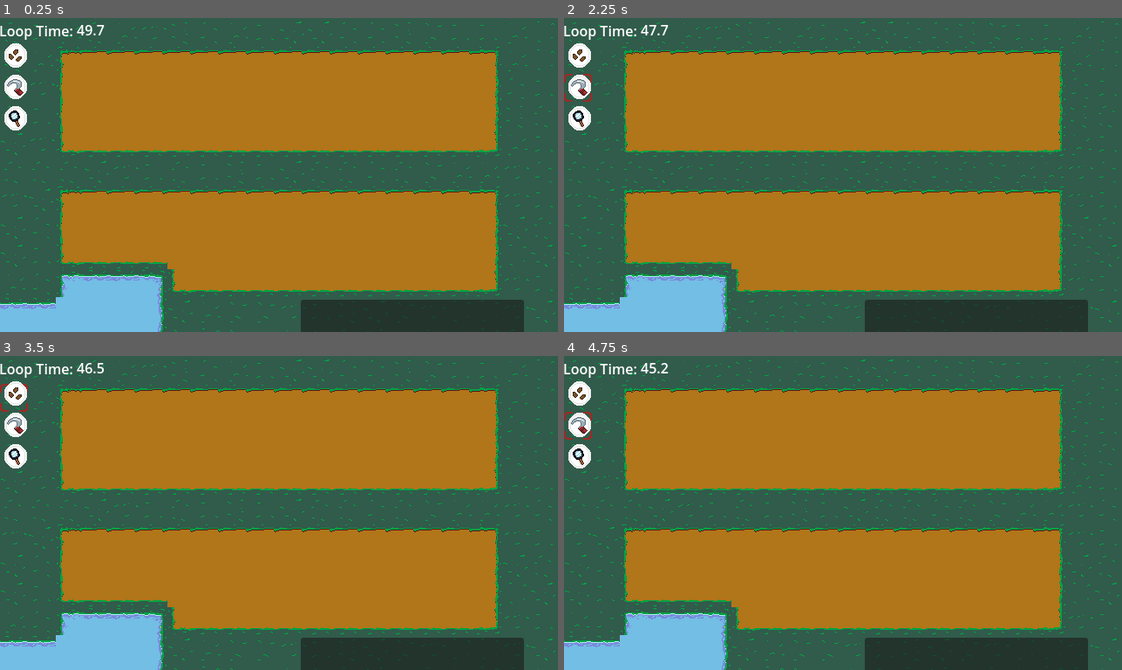
Above: before the commit, frames 1-4 (two rows, left to right).
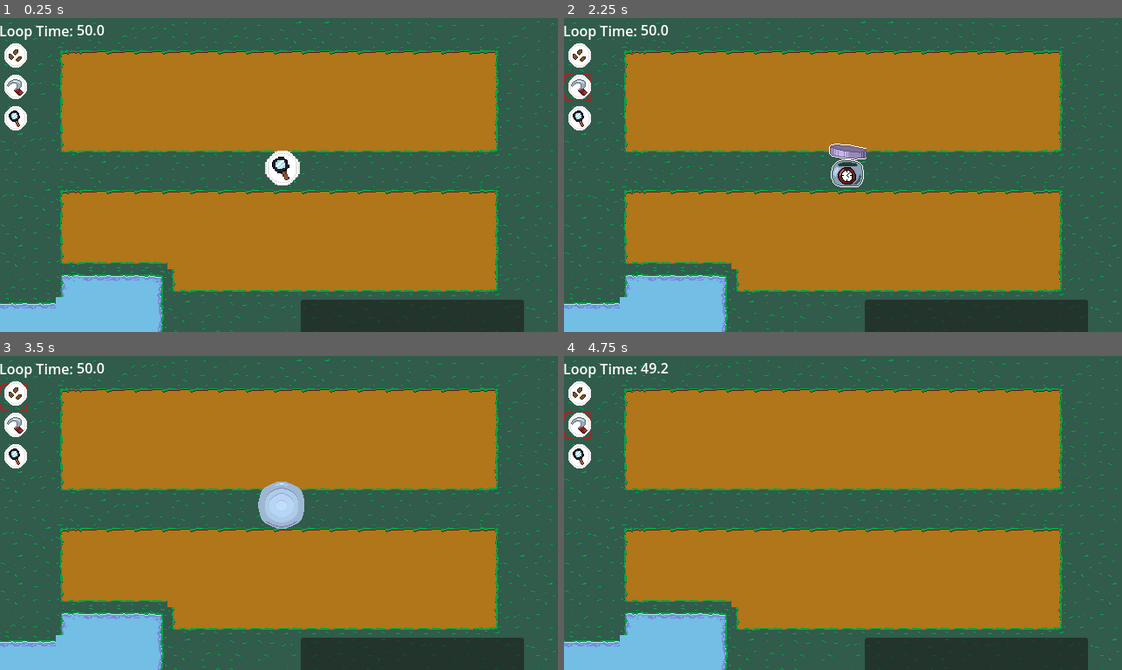
Above: after the commit, the same moments.

Repository: Hyper-Burner/GMTK-Game-Jam-2025
Game: Godot game, scene res://Scenes/main.tscn
Two runs of this game, one before a commit and one after it. Both use one fixed random seed, a clock stepped at 60 frames per second and the inputs below.
Inputs (mouse positions are in pixels of both pictures, inside the frame that each line leads up to):
- Up to frame 1 (0.25 s): no input
- Up to frame 2 (2.25 s): click (580, 55) at 0.5 s; click (580, 87) at 1.25 s; click (580, 118) at 2 s
- Up to frame 3 (3.5 s): click (16, 393) at 2.75 s
- Up to frame 4 (4.75 s): click (580, 425) at 3.5 s; click (580, 456) at 4.25 s

The runs differ from the first frame. In frame 1, 0.6% of the frame differs, in the area x 13-54%, y 2-54%; in frame 2, 0.8%; in frame 3, 1.1%, in the area x 13-55%, y 2-55%; in frame 4, less than 0.1%.

Commit message:
More flushing out for summary

Diff:
--- a/Scenes/inspect_info.tscn
+++ b/Scenes/inspect_info.tscn
@@ -14,58 +14,6 @@
 [sub_resource type="AtlasTexture" id="AtlasTexture_sk7hw"]
 atlas = ExtResource("2_b108f")
 region = Rect2(0, 32, 32, 32)
-
-[sub_resource type="Animation" id="Animation_b108f"]
-resource_name = "new_animation"
-length = 0.5
-tracks/0/type = "value"
-tracks/0/imported = false
-tracks/0/enabled = true
-tracks/0/path = NodePath(".:visible")
-tracks/0/interp = 1
-tracks/0/loop_wrap = true
-tracks/0/keys = {
-"times": PackedFloat32Array(0),
-"transitions": PackedFloat32Array(1),
-"update": 1,
-"values": [true]
-}
-tracks/1/type = "value"
-tracks/1/imported = false
-tracks/1/enabled = true
-tracks/1/path = NodePath(".:custom_minimum_size")
-tracks/1/interp = 1
-tracks/1/loop_wrap = true
-tracks/1/keys = {
-"times": PackedFloat32Array(0, 0.2, 0.5),
-"transitions": PackedFloat32Array(1, 1, 1),
-"update": 0,
-"values": [Vector2(0, 10), Vector2(180, 10), Vector2(180, 180)]
-}
-tracks/2/type = "value"
-tracks/2/imported = false
-tracks/2/enabled = true
-tracks/2/path = NodePath("List:visible")
-tracks/2/interp = 1
-tracks/2/loop_wrap = true
-tracks/2/keys = {
-"times": PackedFloat32Array(0.5),
-"transitions": PackedFloat32Array(1),
-"update": 1,
-"values": [true]
-}
-tracks/3/type = "value"
-tracks/3/imported = false
-tracks/3/enabled = true
-tracks/3/path = NodePath(".:size")
-tracks/3/interp = 1
-tracks/3/loop_wrap = true
-tracks/3/keys = {
-"times": PackedFloat32Array(0, 0.2, 0.5),
-"transitions": PackedFloat32Array(1, 1, 1),
-"update": 0,
-"values": [Vector2(0, 0), Vector2(180, 10), Vector2(180, 180)]
-}
 
 [sub_resource type="Animation" id="Animation_givyc"]
 length = 0.001
@@ -170,6 +118,58 @@
 "values": [Vector2(180, 180), Vector2(180, 10), Vector2(0, 10)]
 }
 
+[sub_resource type="Animation" id="Animation_b108f"]
+resource_name = "new_animation"
+length = 0.5
+tracks/0/type = "value"
+tracks/0/imported = false
+tracks/0/enabled = true
+tracks/0/path = NodePath(".:visible")
+tracks/0/interp = 1
+tracks/0/loop_wrap = true
+tracks/0/keys = {
+"times": PackedFloat32Array(0),
+"transitions": PackedFloat32Array(1),
+"update": 1,
+"values": [true]
+}
+tracks/1/type = "value"
+tracks/1/imported = false
+tracks/1/enabled = true
+tracks/1/path = NodePath(".:custom_minimum_size")
+tracks/1/interp = 1
+tracks/1/loop_wrap = true
+tracks/1/keys = {
+"times": PackedFloat32Array(0, 0.2, 0.5),
+"transitions": PackedFloat32Array(1, 1, 1),
+"update": 0,
+"values": [Vector2(0, 10), Vector2(180, 10), Vector2(180, 180)]
+}
+tracks/2/type = "value"
+tracks/2/imported = false
+tracks/2/enabled = true
+tracks/2/path = NodePath("List:visible")
+tracks/2/interp = 1
+tracks/2/loop_wrap = true
+tracks/2/keys = {
+"times": PackedFloat32Array(0.5),
+"transitions": PackedFloat32Array(1),
+"update": 1,
+"values": [true]
+}
+tracks/3/type = "value"
+tracks/3/imported = false
+tracks/3/enabled = true
+tracks/3/path = NodePath(".:size")
+tracks/3/interp = 1
+tracks/3/loop_wrap = true
+tracks/3/keys = {
+"times": PackedFloat32Array(0, 0.2, 0.5),
+"transitions": PackedFloat32Array(1, 1, 1),
+"update": 0,
+"values": [Vector2(0, 0), Vector2(180, 10), Vector2(180, 180)]
+}
+
 [sub_resource type="AnimationLibrary" id="AnimationLibrary_3ha5h"]
 _data = {
 &"RESET": SubResource("Animation_givyc"),
@@ -185,7 +185,7 @@
 anchors_preset = -1
 anchor_right = 0.281
 anchor_bottom = 0.5
-offset_right = 0.159988
+offset_right = 0.160004
 color = Color(0.152941, 0.603922, 1, 1)
 
 [node name="List" type="VBoxContainer" parent="TextureRect"]
--- a/Scenes/loop_summary.tscn
+++ b/Scenes/loop_summary.tscn
@@ -21,9 +21,9 @@
 
 [node name="Continue" type="TextureButton" parent="."]
 layout_mode = 0
-offset_left = 544.0
-offset_top = 272.0
-offset_right = 608.0
-offset_bottom = 336.0
-scale = Vector2(0.5, 0.5)
+offset_left = 532.0
+offset_top = 255.0
+offset_right = 596.0
+offset_bottom = 319.0
+scale = Vector2(0.8, 0.8)
 texture_normal = ExtResource("3_07j7q")
--- a/Scenes/main.tscn
+++ b/Scenes/main.tscn
@@ -7,6 +7,20 @@
 [ext_resource type="Script" uid="uid://whq3hj5mq581" path="res://Scripts/top_row_organizer.gd" id="5_21xkr"]
 [ext_resource type="Texture2D" uid="uid://vy7kfwpi6goc" path="res://PlaceholderAssets/Objects/BluePlant32.png" id="5_kry3j"]
 [ext_resource type="Script" uid="uid://hhmu8r1x1weg" path="res://Scripts/bottom_row_organizer.gd" id="7_6bp64"]
+[ext_resource type="Texture2D" uid="uid://dkgo5tklxjqfn" path="res://Textures/ui_and_effects.png" id="8_344ge"]
+[ext_resource type="Script" uid="uid://heave3iec1oj" path="res://Scripts/pre_loop.gd" id="8_ynf5e"]
+
+[sub_resource type="AtlasTexture" id="AtlasTexture_ynf5e"]
+atlas = ExtResource("8_344ge")
+region = Rect2(163, 34, 26, 28)
+
+[sub_resource type="AtlasTexture" id="AtlasTexture_hptm8"]
+atlas = ExtResource("8_344ge")
+region = Rect2(74, 73.6164, 43.804, 50.1844)
+
+[sub_resource type="AtlasTexture" id="AtlasTexture_d1ilt"]
+atlas = ExtResource("8_344ge")
+region = Rect2(132.996, 69.0422, 53.8486, 54.0079)
 
 [node name="Main" type="Node2D"]
 
@@ -176,3 +190,37 @@
 offset_bottom = 32.4118
 theme_override_colors/font_color = Color(0, 0, 0, 1)
 theme_override_font_sizes/font_size = 15
+
+[node name="PreLoop" type="Control" parent="."]
+layout_mode = 3
+anchors_preset = 0
+offset_right = 40.0
+offset_bottom = 40.0
+script = ExtResource("8_ynf5e")
+
+[node name="Ready" type="TextureRect" parent="PreLoop"]
+layout_mode = 0
+offset_left = 304.0
+offset_top = 152.0
+offset_right = 344.0
+offset_bottom = 192.0
+texture = SubResource("AtlasTexture_ynf5e")
+metadata/_edit_lock_ = true
+
+[node name="Set" type="TextureRect" parent="PreLoop"]
+layout_mode = 0
+offset_left = 304.0
+offset_top = 144.0
+offset_right = 347.0
+offset_bottom = 194.0
+texture = SubResource("AtlasTexture_hptm8")
+metadata/_edit_lock_ = true
+
+[node name="Plant" type="TextureRect" parent="PreLoop"]
+layout_mode = 0
+offset_left = 296.0
+offset_top = 144.0
+offset_right = 349.0
+offset_bottom = 198.0
+texture = SubResource("AtlasTexture_d1ilt")
+metadata/_edit_lock_ = true
--- a/Scripts/GameManager.gd
+++ b/Scripts/GameManager.gd
@@ -7,7 +7,7 @@
 const DATA_PATH_MILESTONES: String = "res://TextFiles/milestones.json"
 
 const DEFAULT_LOOP_DURATION: float = 50 # seconds
-const DEFAULT_TIME_CAPSULE_CAPACITY: int =4
+const DEFAULT_TIME_CAPSULE_CAPACITY: int = 4
 
 const DEFAULT_STARTING_SEEDS_ID: String = "Potato"
 
@@ -39,6 +39,7 @@
 # --- Volatile / Current Loop State ---
 # The remaining time in the current loop.
 var current_loop_time: float = 0.0
+var pre_loop_done: bool
 
 # The ID of the item currently selected for placement (only relevant in PLACEMENT mode).
 var selected_item_for_placement: String = "" # Now a String ("" for no item selected)
@@ -52,7 +53,9 @@
 
 	_load_all_game_data()
 	Inventory.reset_inventory()
-	Signals.loop_continued.connect(start_loop)
+	Signals.loop_continued.connect(_pre_loop)
+	Signals.pre_loop_ready.connect(_pre_loop)
+	Signals.pre_loop_done.connect(start_loop)
 	# Set the initial milestone.
 	if not milestone_stages.is_empty():
 		# IMPORTANT: We need to set the initial milestone by its key (e.g., "First Harvest")
@@ -66,13 +69,17 @@
 			push_error("ERROR: No starting milestone found in '%s'. Game may not progress." % DATA_PATH_MILESTONES)
 	else:
 		push_error("ERROR: No milestone stages loaded from '%s'. Game may not progress." % DATA_PATH_MILESTONES)
-	start_loop()
-
-
+
+
+func _pre_loop():
+	pre_loop_done = false
+	current_loop_time = loop_duration
+	Signals.timer_updated.emit(current_loop_time,loop_duration)
+	Signals.in_pre_loop.emit()
 
 func _process(delta: float) -> void: # Changed to _process for smoother mouse following
 	# Update game loop timer
-	if current_loop_time > 0:
+	if current_loop_time > 0 && pre_loop_done:
 		current_loop_time -= delta
 		# EMIT GLOBAL SIGNAL
 		Signals.timer_updated.emit(current_loop_time, loop_duration) # Corrected to use .emit() and pass loop_duration
@@ -159,8 +166,7 @@
 # --- Loop Management ---
 func start_loop() -> void:
 	"""Initiates a new game loop, resetting transient states and delivering time-capsuled items."""
-	current_loop_time = loop_duration # Reset timer for the
-	# new loop.
+	pre_loop_done = true
 	print("before reset",Inventory.seed_inventory)
 	Inventory.reset_inventory()       # Clear transient inventory for the new loop.
 	Milestone.current_loop_score.clear()
--- a/Scripts/Signals.gd
+++ b/Scripts/Signals.gd
@@ -15,6 +15,11 @@
 signal loop_ended()
 # New loop after first
 signal loop_continued()
+# In Pre_loop
+signal in_pre_loop()
+# Pre_loop done
+signal pre_loop_done()
+signal pre_loop_ready()
 # Top Row Signal for summary
 signal top_row_done()
 # Emitted regularly to update the timer display.
--- a/Scripts/loop_summary.gd
+++ b/Scripts/loop_summary.gd
@@ -1,12 +1,13 @@
 extends Control
 
 @onready var continue_button: TextureButton = $Continue
+@onready var ui_board: TextureRect = $TextureRect
 var tween: Tween
 var screen_size
 
 func _ready():
 	visible = false
-	print("Popup pos before tween:", position)
+	ui_board.self_modulate.a = 0.8
 	# Ensure manual positioning works
 	set_anchors_preset(Control.PRESET_TOP_LEFT)
 	self.size = Vector2(0, 315)  # Optional: set if size is undefined in editor
@@ -22,22 +23,15 @@
 func pop_up():
 	var target_y = screen_size.y - size.y
 	tween = create_tween()
-	tween.tween_property(self, "position", Vector2(80, target_y), 1.5)\
+	tween.tween_property(self, "position", Vector2(80, target_y), 0.8)\
 		.set_trans(Tween.TRANS_SINE)\
 		.set_ease(Tween.EASE_OUT)
-
-	print("Visible:", visible)
-	print("Popup size:", size)
-	print("Popup pos after tween:", position)
-	print("Viewport size:", get_viewport().size)
 
 func slide_out():
 	if tween and tween.is_running():
 		tween.kill()  # Stop any ongoing animation
-
-	var screen_size = get_viewport().size
 	tween = create_tween()
-	tween.tween_property(self, "position", Vector2(80, screen_size.y), 1.5)\
+	tween.tween_property(self, "position", Vector2(80, screen_size.y), 0.8)\
 		.set_trans(Tween.TRANS_SINE)\
 		.set_ease(Tween.EASE_IN)
 
--- /dev/null
+++ b/Scripts/pre_loop.gd
@@ -0,0 +1,28 @@
+extends Control
+
+@onready var icons: Array = [$Ready, $Set, $Plant]
+
+func _ready():
+	Signals.in_pre_loop.connect(_pre_loop)
+	for icon in icons:
+		icon.visible = false
+	Signals.pre_loop_ready.emit()
+
+
+func _pre_loop():
+	for i in icons.size():
+		for icon in icons:
+			icon.visible = false
+
+		# Show current one
+		icons[i].visible = true
+
+		# Wait for 1 second
+		if i == 0:
+			await get_tree().create_timer(2.0).timeout
+		else:
+			await get_tree().create_timer(1.0).timeout
+
+	# Finally hide the last one
+	icons[icons.size() - 1].visible = false
+	Signals.pre_loop_done.emit()
Not shown: 1 places in Scenes/crop.tscn that only renumber resources
Not shown: 1 places in Scenes/main.tscn that only renumber resources
Not shown: 1 places in Scenes/title_screen.tscn that only renumber resources
Not shown, added: Scripts/pre_loop.gd.uid
Not shown, changed: Textures/Crops.png.import
Not shown, changed: Textures/Tileset.png.import
